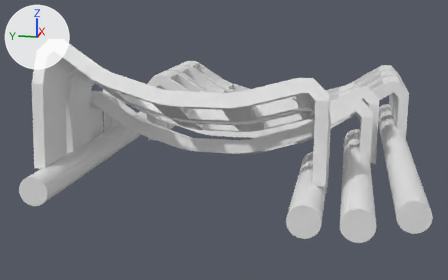
What one commit did to the Blender file models/blender/cuivienen.blend.
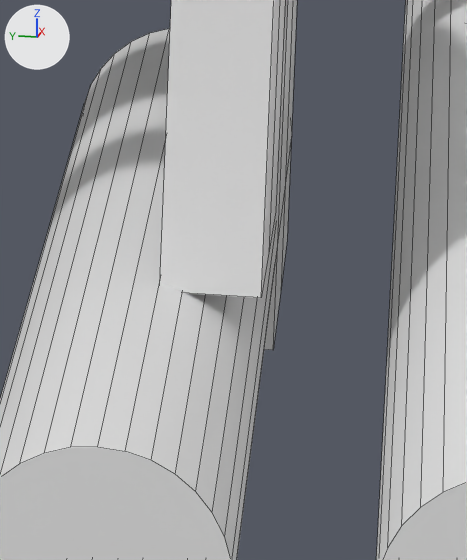
The first picture shows the older version from a 50 mm camera at (-256.1, -45.3, 69.3) aimed at (-14.0, 3.1, 8.8). The close-ups show both versions on the part from 65% to 78% of the width and 53% to 79% of the height of that picture. Every picture has the same lights, and +X, +Y and +Z are marked at upper left. The close-ups show mesh edges as thin lines.

Objects in the first close-up: 'boltHole2', 'boltHole3', 'col1', 'col2.001'.
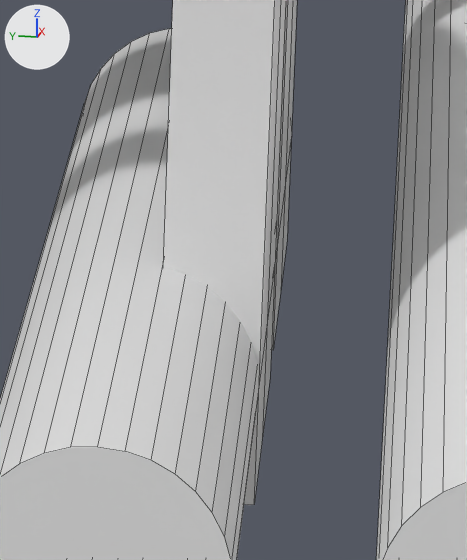
Where the change shows, as pixel boxes [x1, y1, x2, y2] in the close-ups (467 x 560 px):
'col1', reshaped
    before: [160, 0, 285, 298]
    after: [163, 0, 286, 505]

What changed in the scene script:
```text
Change me_cube_029:
    where me_cube_029.from_pydata(...)  # 301 vertices, 262 faces; spans x -9.0..17.0, y -40.0..58.0, z -103.7..-60.6
    used by ob_col1_1; location = (-25.0, 0.0, 103.0); rotation_euler = (0.0, 0.454, 0.0), in degrees (0, 26, 0)
    me_cube_029 part 1
    me_cube_029.vertices[288].co: (16.2, -40.0, -97.7) -> (21.3, -40.0, -104.2)  # pixel (275, 211) -> pixel (270, 377)
    me_cube_029.vertices[289].co: (16.2, -36.0, -97.7) -> (21.3, -36.0, -104.2)
    me_cube_029.vertices[290].co: (8.3, -40.0, -100.7) -> (14.0, -40.0, -107.8)  # pixel (268, 253) -> pixel (262, 438)
    me_cube_029.vertices[291].co: (0.5, -40.0, -103.7) -> (6.7, -40.0, -111.3)  # pixel (261, 297) -> pixel (254, 504)
    me_cube_029.vertices[292].co: (0.5, -36.0, -103.7) -> (6.7, -36.0, -111.3)
    me_cube_029.vertices[299].co: (8.3, -36.0, -100.7) -> (14.0, -36.0, -107.8)
```
